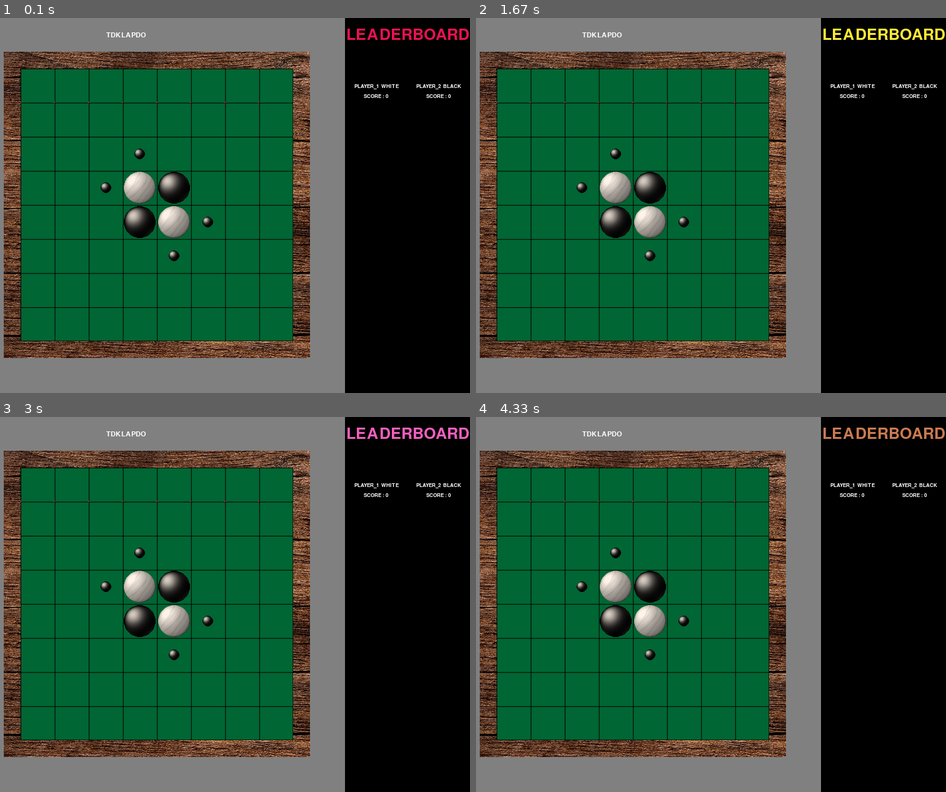
Above: before the commit, frames 1-4 (two rows, left to right).
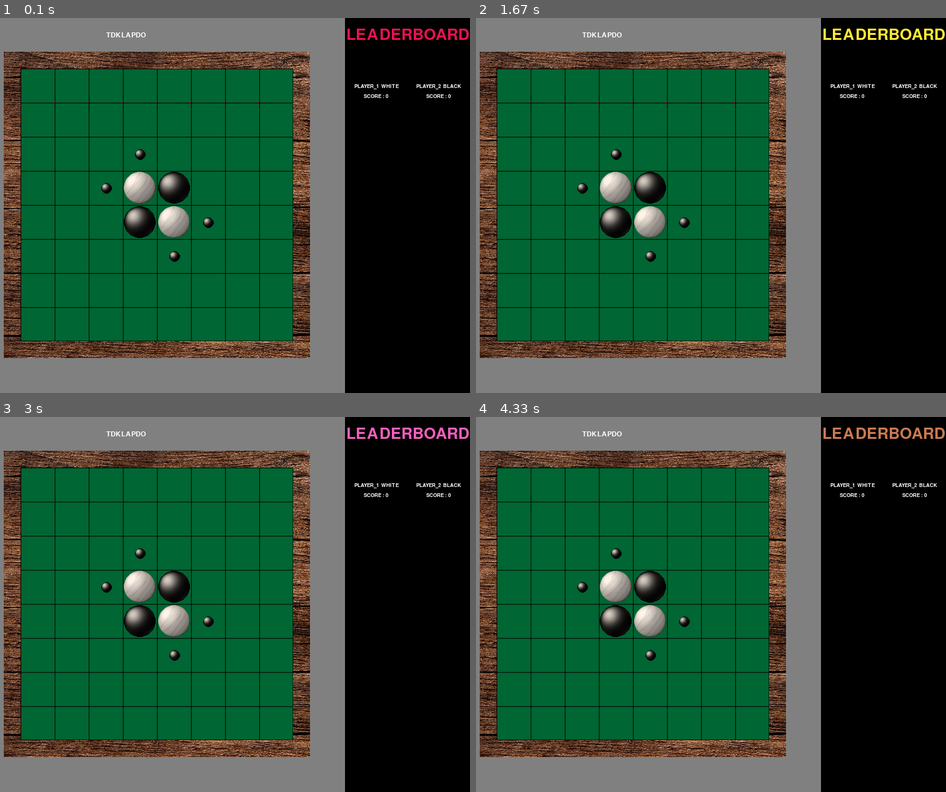
Above: after the commit, the same moments.

Repository: le-baronysard/Othello
Game: pygame game, started from game.py
Two runs of this game, one before a commit and one after it. Both use one fixed random seed, a clock stepped at 60 frames per second and the inputs below.
Inputs (mouse positions are in pixels of both pictures, inside the frame that each line leads up to):
- Up to frame 1 (0.1 s): no input
- Up to frame 2 (1.67 s): click (743, 288) at 0.88 s
- Up to frame 3 (3 s): no input
- Up to frame 4 (4.33 s): no input

The runs differ from the first frame. In frame 1, 0.1% of the frame differs, in the area x 4-56%, y 22-65%; in frame 2, 0.1%; in frame 3, 0.1%; in frame 4, 0.1%.

Commit message:
added ruler.write_move, random agent

Diff:
--- /dev/null
+++ b/RandomAgent.py
@@ -0,0 +1,25 @@
+# First hand agent to test the UI
+import random
+
+from ruler import Ruler
+
+class RandomAgent():
+    def __init__(self):
+        pass
+
+    def play(self,moves):
+        choice = random.randint(0,len(moves)-1)
+        return moves[choice]
+
+
+
+if __name__ == "__main__":
+    import ruler
+    agent1,agent2 = RandomAgent(),RandomAgent()
+    ruler = Ruler()
+    for _ in range(10):
+        print(ruler.board)
+        print(ruler.valids_moves())
+        ruler.write_move(agent1.play(ruler.valids_moves()[1]))
+        ruler.write_move(agent2.play(ruler.valids_moves()[1]))
+        print(ruler.board)
--- a/game.py
+++ b/game.py
@@ -24,10 +24,12 @@
                                                ,flags=pygame.RESIZABLE)
         pygame.display.set_caption("Othello")
         self.running = True
+        self.clickable_square = []
         print(f"UI initialised with {self.width}x{self.height} pixels")
         #
         ## loading the images before the game loop to save comput time
         self.load_and_resize()
+
 
 
     def draw_text(self, text, size, x, y ,color =WHITE,surface=None):
@@ -50,6 +52,11 @@
                     if event.key == pygame.K_ESCAPE :
                         print("Escape key pressed, Game shutting down...")
                         self.running=False
+                if event.type == pygame.MOUSEBUTTONUP:
+                    click_pos = pygame.mouse.get_pos()
+                    print(click_pos)
+                    clicked_sprites = [s for s in self.clickable_square if s.get_rect().collidepoint(click_pos)]
+                    print(clicked_sprites)
             # If the windows has beeen resize we need to update "unit"
             # and resize the img we are using
             if self.unit != min( self.display.get_height()/11
@@ -102,19 +109,15 @@
         left_panel = pygame.Surface(size=[11*unit,self.height])
         left_panel.fill(GREY)
         board = pygame.Surface(size=[8*unit,8*unit])
-        board.fill(color=(0,102,51))
+        board.fill(color=GREEN)
         pygame.draw.circle(self.display,color=WHITE,center=(3.15*unit,3.15*unit),radius=unit/10)
         left_panel.blit(self.wood_board,(unit,unit))
-        for i in range(9):
-            pygame.draw.aaline(board,color=BLACK,start_pos=(i*unit,0),end_pos=(i*unit,9*unit))
-            pygame.draw.aaline(board,color=BLACK,start_pos=(0,i*unit),end_pos=(9*unit,i*unit))
-        pygame.draw.aaline(board,color=BLACK,start_pos=(8*unit-1,0),end_pos=(8*unit-1,8*unit-1))
-        pygame.draw.aaline(board,color=BLACK,start_pos=(0,8*unit-1),end_pos=(8*unit-1,8*unit-1))
 
         #print(board.get_height(),board.get_width())
         # Drawing pieves
-        player,possibles_mooves = self.ruler.valids_mooves()
+        player,possibles_mooves = self.ruler.valids_moves()
         player_small_token = self.small_black_token if player==-1 else self.small_white_token
+        self.clickable_square = []
         for j in range(8):
             for i in range(8):
                 token = self.ruler.board[(i,j)]
@@ -122,9 +125,22 @@
                 if token ==  1 : board.blit(self.white_token,(i*unit,j*unit))
                 if token ==  0 :
                     if (i,j) in possibles_mooves :
-                        board.blit(player_small_token,((i+1/3)*unit,(j+1/3)*unit))
+                        square = pygame.Surface((unit-1,unit-1))
+                        square.fill(GREEN)
+                        square.blit(player_small_token,((1/3)*unit,(1/3)*unit))
+
+                        self.clickable_square.append(square)
+                        board.blit(square,(i*unit+1,j*unit+1))
 
                 pygame.draw.circle(board,color=(250,0,0),center=(i*unit,unit),radius=1)
+        #print(self.clickable_square)
+        for i in range(9):
+            pygame.draw.aaline(board,color=BLACK,start_pos=(i*unit,0),end_pos=(i*unit,9*unit))
+            pygame.draw.aaline(board,color=BLACK,start_pos=(0,i*unit),end_pos=(9*unit,i*unit))
+        pygame.draw.aaline(board,color=BLACK,start_pos=(8*unit-1,0),end_pos=(8*unit-1,8*unit-1))
+        pygame.draw.aaline(board,color=BLACK,start_pos=(0,8*unit-1),end_pos=(8*unit-1,8*unit-1))
+
+
         left_panel.blit(board,(1.5*unit,1.5*unit))
         self.display.blit(left_panel,(0,0))
 
--- a/params.py
+++ b/params.py
@@ -2,11 +2,12 @@
 
 
 SCREEN_MODE = ""  # in ["DEFAULT","None"] DEFAULT is Full-Screen  None or other to use personnalized definition
-WIDTH = 800
+WIDTH   = 800
 HEIGHT  = 600 #NB game is code so W > H
 
 
 ##### COLOR codes
 BLACK = (0,0,0)
 WHITE = (255,255,255)
-GREY = (128,128,128)
+GREY  = (128,128,128)
+GREEN = (0,102,51)
--- a/ruler.py
+++ b/ruler.py
@@ -13,7 +13,7 @@
         self.player_turn = -1 #"B"
 
 
-        # TODO methods and return that we should implement
+        # TODO methods and returns formats that we should implement
         # STILL NOT DECIDED 100% !!! NEED TO THINK ABOUT IT
         #ruler.redo(self): --> Return to last turn
         # '-> we may need to implement a ruler.memory to keep track of the
@@ -53,16 +53,33 @@
         return False
 
 
-    def valids_mooves(self) -> tuple :
+    def valids_moves(self) -> tuple :
         '''Return the current player turn and a list of possibles moves'''
         return (self.player_turn,[(i,j) for i in range(8) for j in range(8) if self.is_valid((i,j))])
+
+
+    def write_move(self,move:tuple):
+        # TODO Update score and write self.memory
+        if not  type(move)==tuple : raise TypeError("Invalid Move format")
+        flipped = self.is_valid(move)
+        if not flipped : raise SyntaxError("Out of range position")
+        self.board[move]=self.player_turn
+        self.player_turn *= -1
+        for pos in flipped :
+            self.board[pos] *= -1
+
+
 
 
 if __name__=='__main__':
     start = time.time()
     ruler = Ruler()
     print(ruler.is_valid((3,2)))
-    print(ruler.board[(3,3)])
+    print(ruler.board)
+    print(ruler.valids_moves())
+    ruler.write_move((3,2))
+    #ruler.write_move((2,2))
+    print(ruler.board)
     end = time.time()
+
     print("Process time",end-start)
-    print(ruler.valids_mooves())
